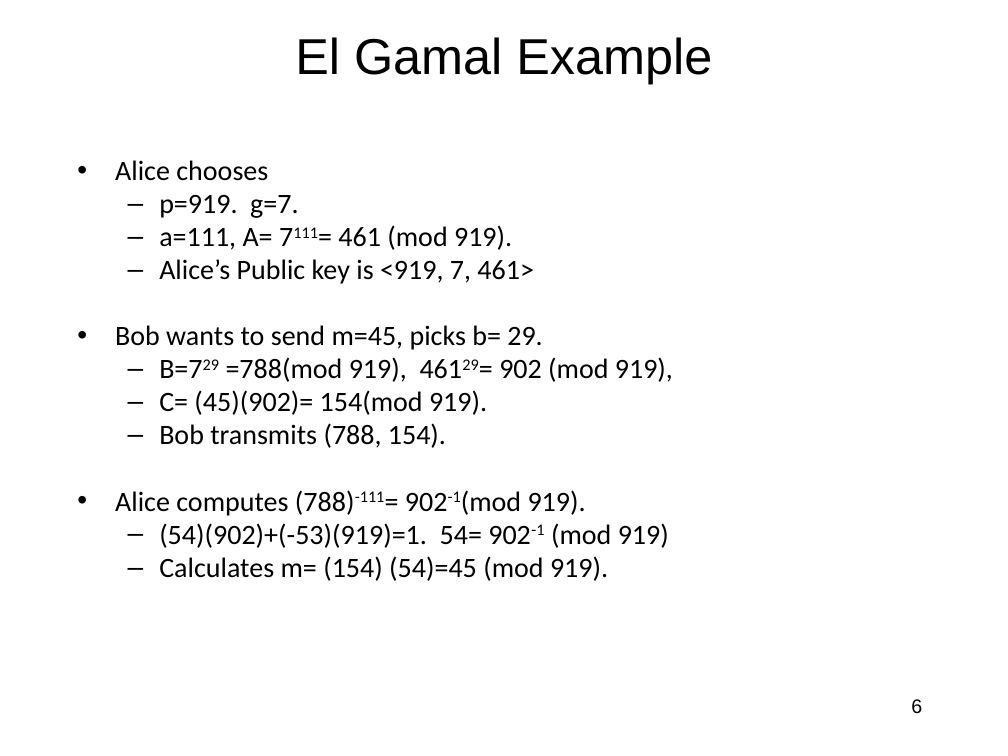
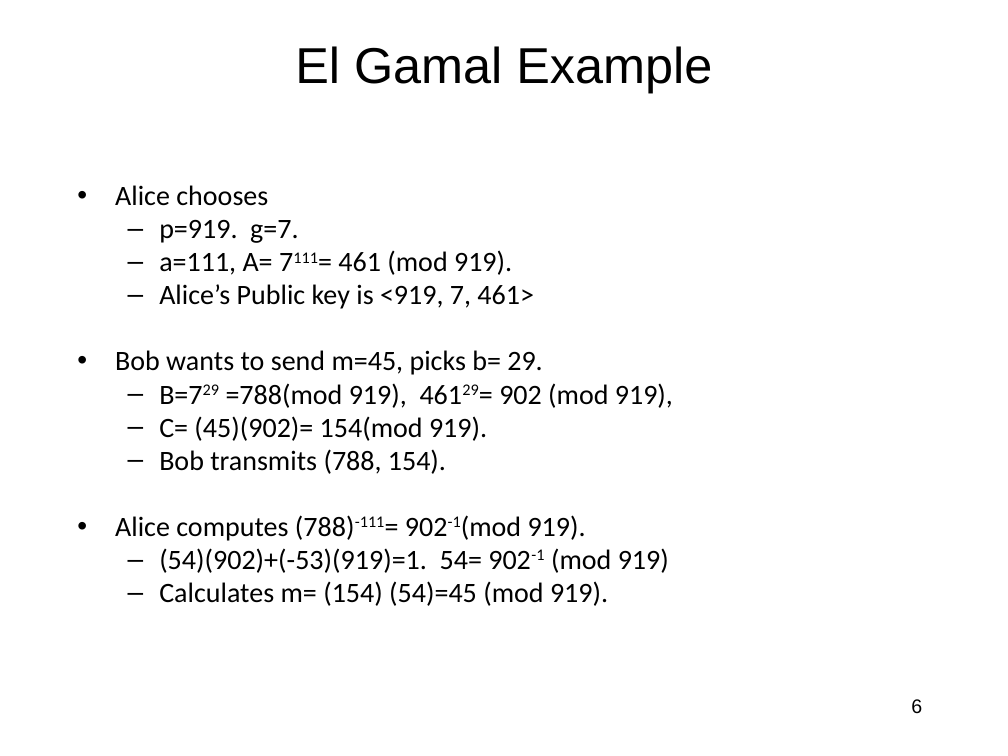
Before and after one commit to jlmucb/class_notes, a slide deck: slide 6 of BerkeleyClass/CS290Spring2013/Lectures/Cryptoclass8.pptx. Drawn at 1008x756 pixels with LibreOffice and Linux fonts; fonts in the diff are those of the drawing. Boxes give left, top, right and bottom in pixels: in the first picture for what was removed or moved away, otherwise in the second. Text is boxed around its words. In the diff, an @@ line names an element or a change of style, - is before the commit and + after.

```diff
--- a/BerkeleyClass/CS290Spring2013/Lectures/Cryptoclass8.pptx
+++ b/BerkeleyClass/CS290Spring2013/Lectures/Cryptoclass8.pptx
@@ title "El Gamal Example": place and size @@
-title "El Gamal Example" at [295, 37, 712, 84]
+title "El Gamal Example" at [295, 46, 712, 93]
@@ text "Alice chooses": place and size @@
-text "Alice chooses" at [115, 160, 673, 581]
+text "Alice chooses" at [115, 185, 673, 606]
```
Also in this commit, not shown: 17 other slides changed, 1 other file.
